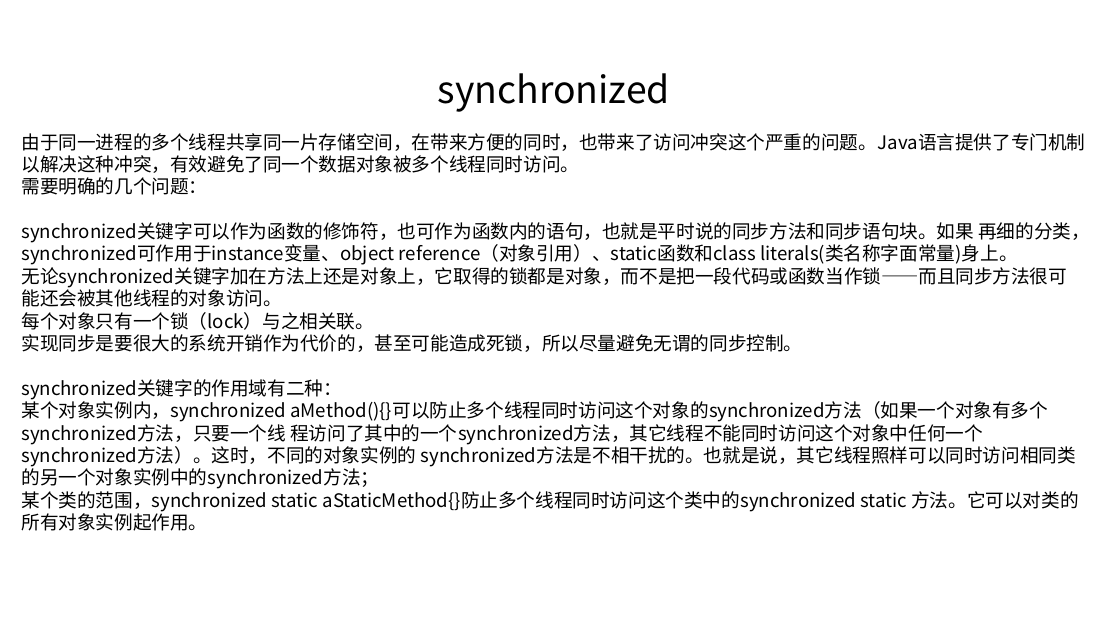
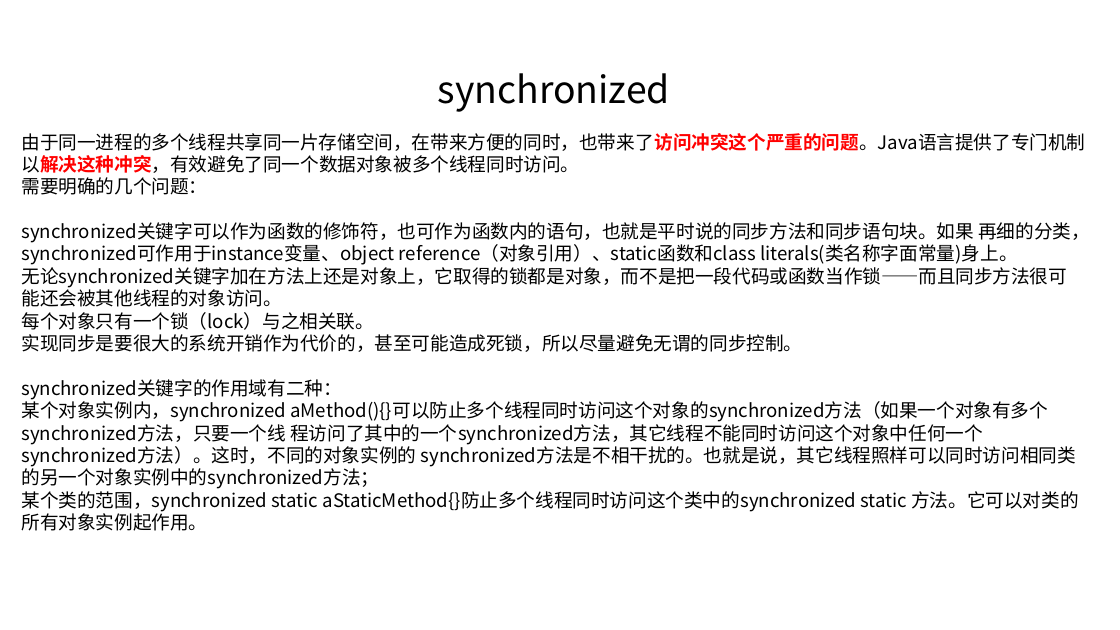
Before and after one commit to linkknown/PPT, a slide deck: slide 15 of 基础PPT/第10章：Java并发基础.pptx. Drawn at 1120x630 pixels with LibreOffice and Linux fonts; fonts in the diff are those of the drawing; background and template pictures are left out. Boxes give left, top, right and bottom in pixels: in the first picture for what was removed or moved away, otherwise in the second. Text is boxed around its words. In the diff, an @@ line names an element or a change of style, - is before the commit and + after.

```diff
--- a/基础PPT/第10章：Java并发基础.pptx
+++ b/基础PPT/第10章：Java并发基础.pptx
@@ text at (21, 133, 1085, 173): text colour #000000 to #FF0000, bold on in "由于同一进程的多个线程共享同一片存储空间，在带来方便的同时，也带来了访问冲突这个严重的问题。Java语言提供了专门机制以 ..." @@
```
Also in this commit, not shown: 11 slides added, 1 other file.
